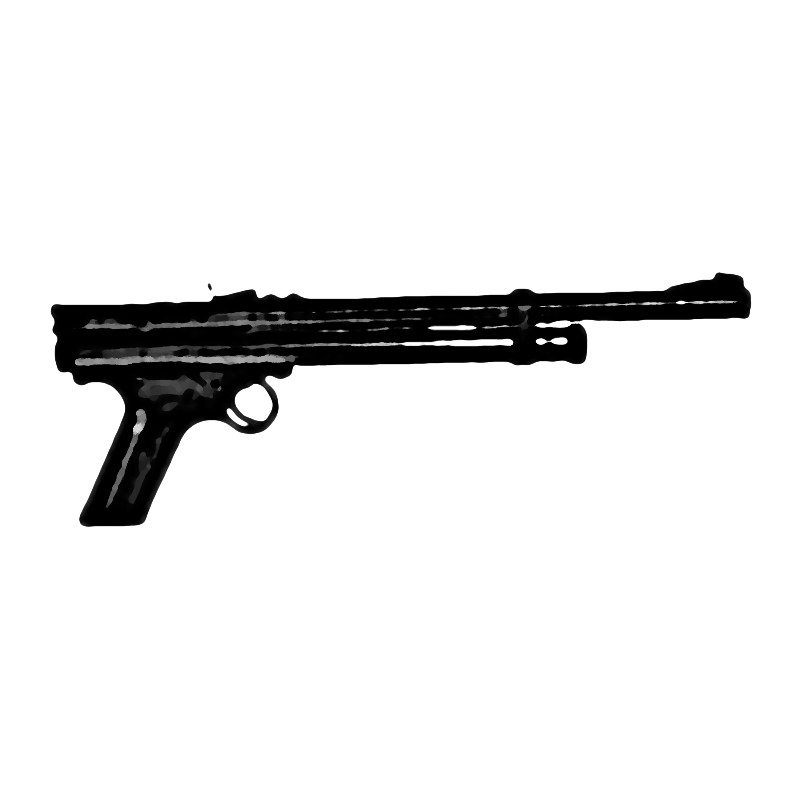
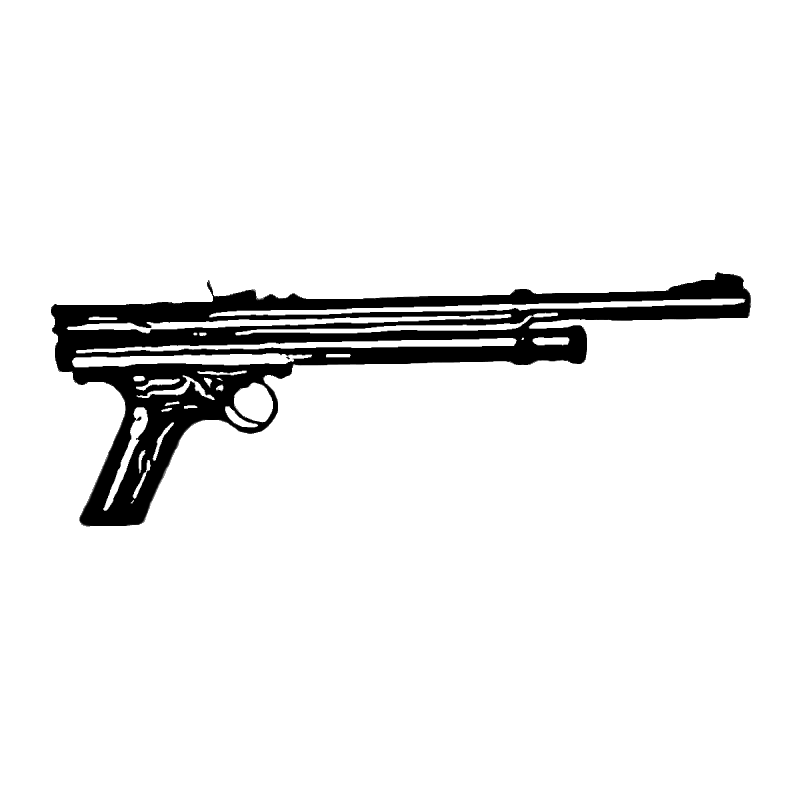
Revision of a layered 800 × 800 image; what changed, layer by layer:
added layer "rendered.png" above "orig - oil" over (51, 272, 752, 527)
hid "orig - oil" over (50, 272, 752, 527)
